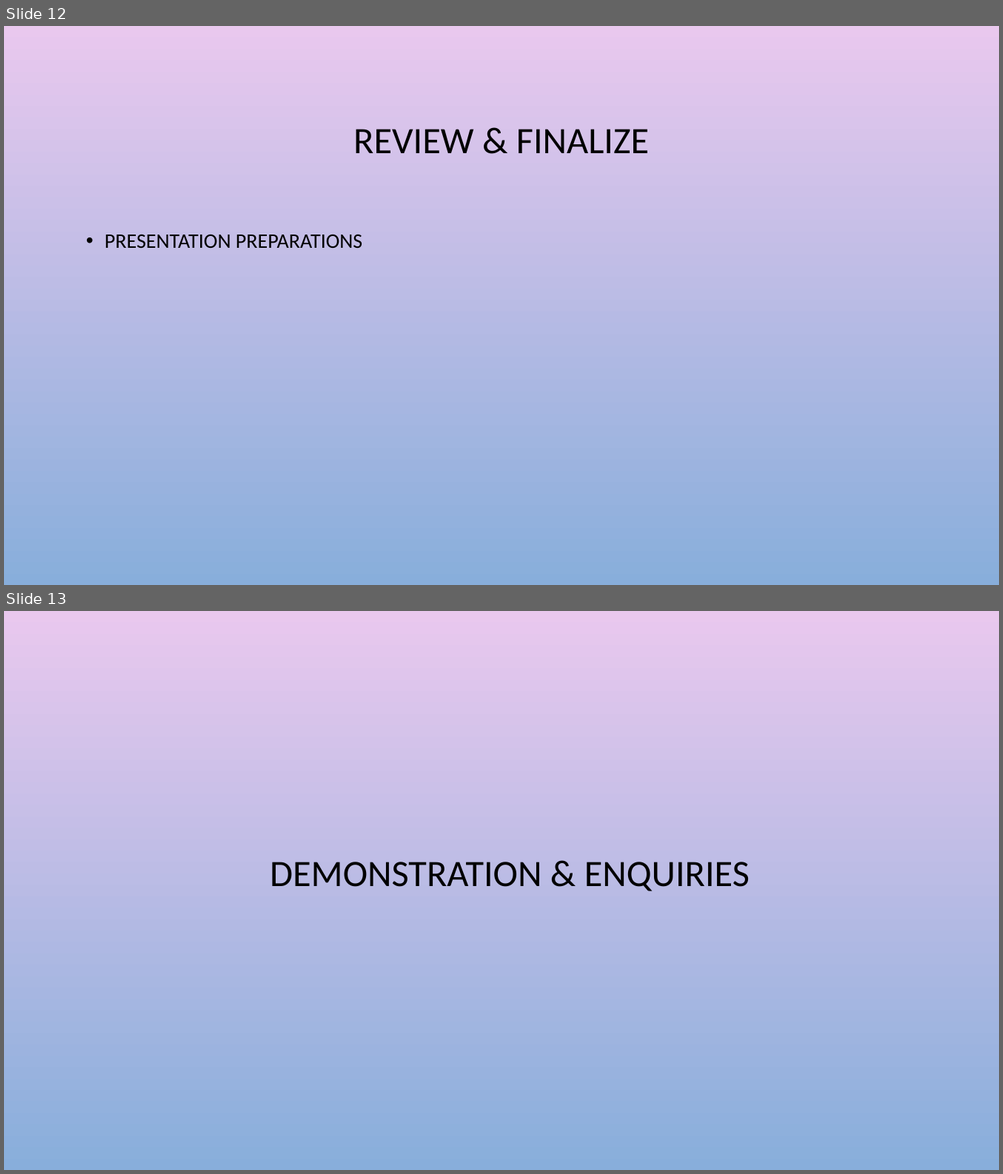
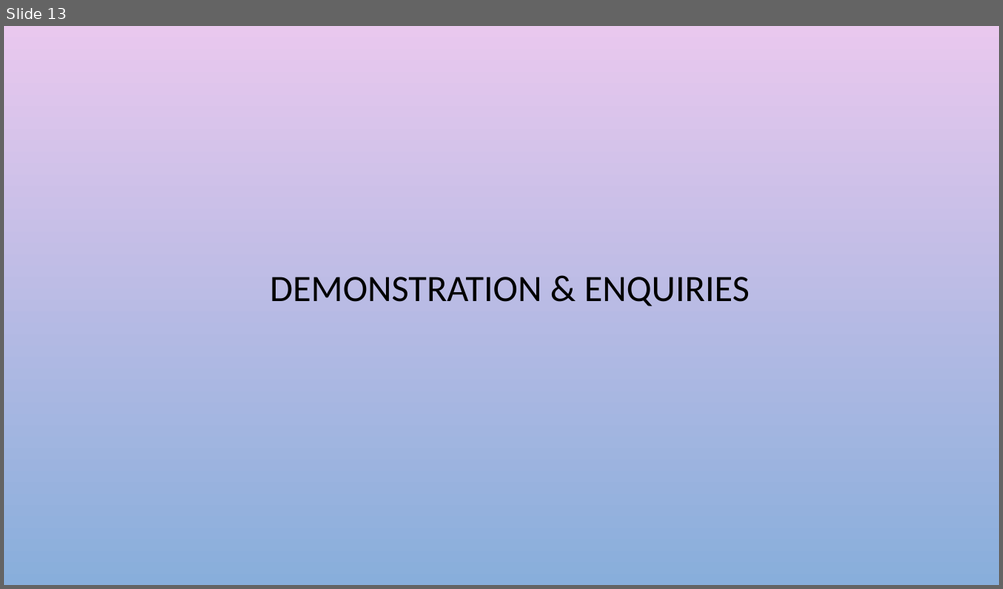
Before and after one commit to abrievanaardt/smalltalk, a slide deck: Documentation/smalltalk.pptx. Shown one above the other, each under a label of ours: slides 12 and 13 before the commit, slide 13 after it. The pictures are 1003x1174 and 1003x589 pixels, drawn with LibreOffice and Linux fonts; fonts in the diff are those of the drawing; background and template pictures are left out. Boxes give left, top, right and bottom in pixels: in the first picture for what was removed or moved away, otherwise in the second. Text is boxed around its words. In the diff, an @@ line names an element or a change of style, - is before the commit and + after.

```diff
--- a/Documentation/smalltalk.pptx
+++ b/Documentation/smalltalk.pptx
@@ slide 12 removed at (x1=4, y1=26, x2=999, y2=585), background picture (left out) @@
@@ title removed at (x1=353, y1=129, x2=649, y2=153) @@
-REVIEW & FINALIZE
@@ text removed at (x1=105, y1=235, x2=362, y2=248) @@
-• PRESENTATION PREPARATIONS
```
Also in this commit, not shown: 10 slides changed, 2 slides added, 1 other slide removed.
